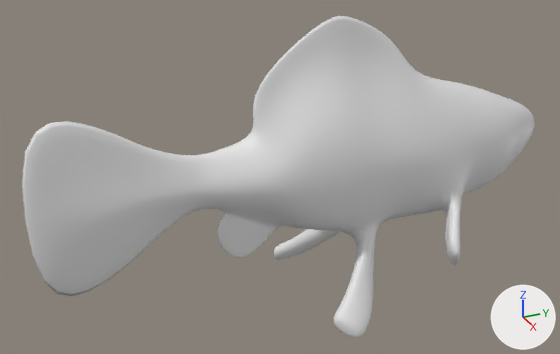
The Blender file Assets/RESOURCES/Models/GoldFish.blend as it was, and as the next commit left it.
Camera for both pictures: a camera (50 mm lens) standing at (2.218, -1.203, 1.767) and looking at (-0.036, -0.189, 0.64). The axes (+X, +Y, +Z) are drawn at lower right. The lights are the same throughout.
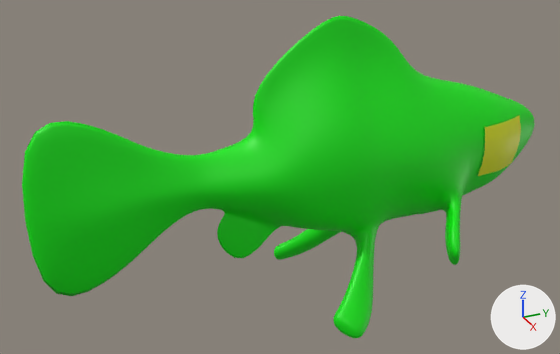
Location of each change, (x1, y1, x2, y2) in pixels of the pictures (560 x 354 px):
'Cube', recoloured (white to green)
    both: (22, 16, 534, 338)
'Plane', added (yellow)
    after: (478, 115, 521, 176)

Diff of the bpy script that builds the scene:
```diff
--- a/Assets/RESOURCES/Models/GoldFish.blend.py
+++ b/Assets/RESOURCES/Models/GoldFish.blend.py
@@ mat_goldfish @@
+mat_goldfish = principled_material('Goldfish')
+mat_goldfish.base_color = (0.0, 0.8, 0.00185)  # green #00e706
@@ mat_eye @@
+mat_eye = principled_material('Eye')
+mat_eye.base_color = (0.735, 0.8, 0.0)  # yellow #dfe700
@@ me_cube @@
 me_cube.from_pydata(...)  # 138 vertices, 117 faces; spans x 0.0..0.33, y -0.96..1.1, z -0.57..0.6
-me_cube.materials.append(mat_material)  # white #e7e7e7
+me_cube.materials.append(mat_goldfish)  # green #00e706
@@ me_plane_001 @@
+me_plane_001.from_pydata(...)  # 25 vertices, 16 faces; spans x 0.06..0.134, y 0.553..0.753, z -0.114..0.086
+me_plane_001.polygons.foreach_set('use_smooth', [True] * 16)
+me_plane_001.materials.append(mat_eye)  # yellow #dfe700
@@ ob_plane @@
+ob_plane = bpy.data.objects.new('Plane', me_plane_001)
+ob_plane.location = (0.0, 0.0, 0.678)
+_m = ob_plane.modifiers.new('Mirror', 'MIRROR')
```
